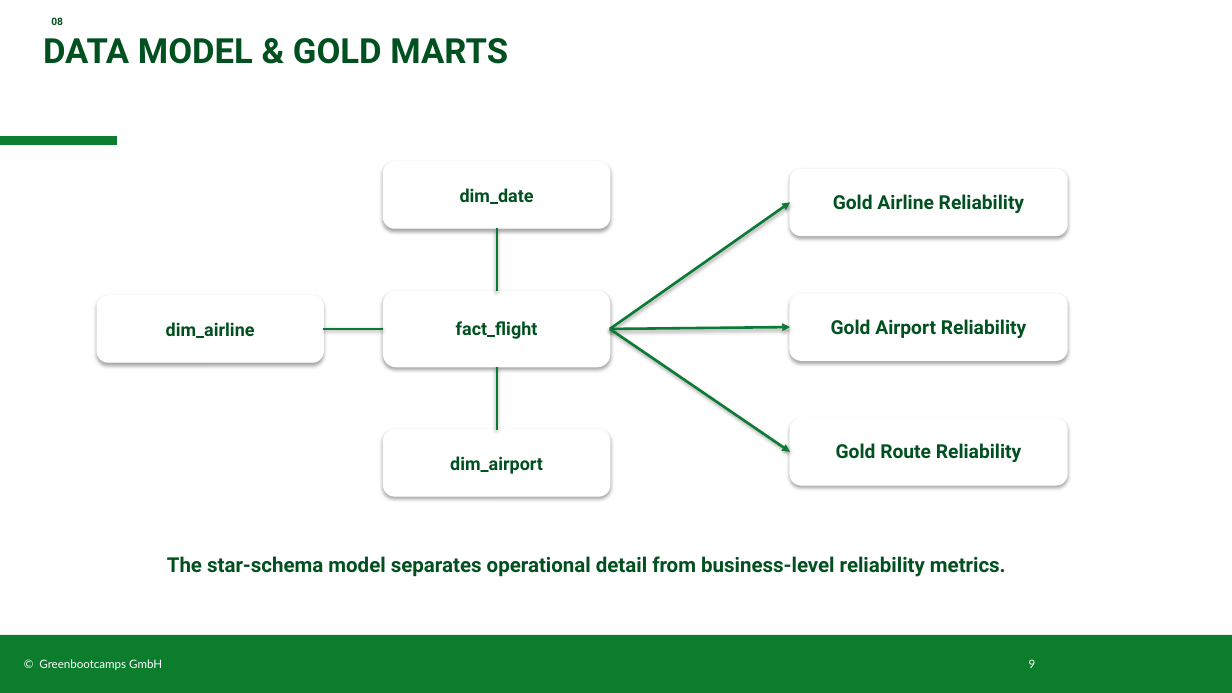
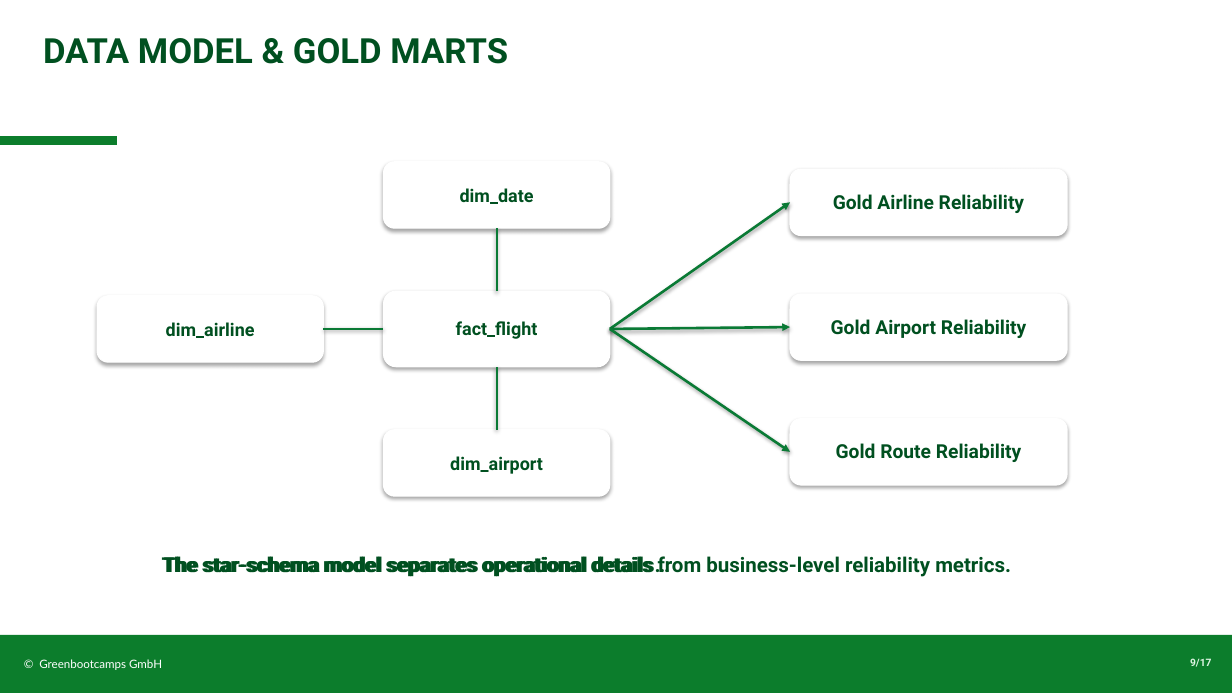
Before and after one commit to Peter-SQL/airline-operations-pipeline, a slide deck: slide 9 of docs/Airline_Reliability_PB.pptx. Drawn at 1232x693 pixels with LibreOffice and Linux fonts; fonts in the diff are those of the drawing; background and template pictures are left out. Boxes give left, top, right and bottom in pixels: in the first picture for what was removed or moved away, otherwise in the second. Text is boxed around its words. In the diff, an @@ line names an element or a change of style, - is before the commit and + after.

```diff
--- a/docs/Airline_Reliability_PB.pptx
+++ b/docs/Airline_Reliability_PB.pptx
@@ text removed at <box>51,17,63,25</box> @@
-08
@@ text added at <box>162,556,702,577</box>, 16 pt, text #005020, bold @@
+The star-schema model separates operational details from business-level reliability metrics.
@@ text at <box>164,556,1010,577</box>: text changed @@
-The star-schema model separates operational detail from business-level reliability metrics.
+The star-schema model separates operational details…om business-level reliability metrics.
@@ text at <box>39,659,162,670</box>: text changed @@
-© Greenbootcamps GmbH 9
+© Greenbootcamps GmbH
@@ page number added at <box>1190,658,1212,667</box>, 8 pt, text #DFF5E4, bold @@
+9/17
```
Also in this commit, not shown: 11 other slides changed, 5 slides added, 1 slide removed, 3 other files.
